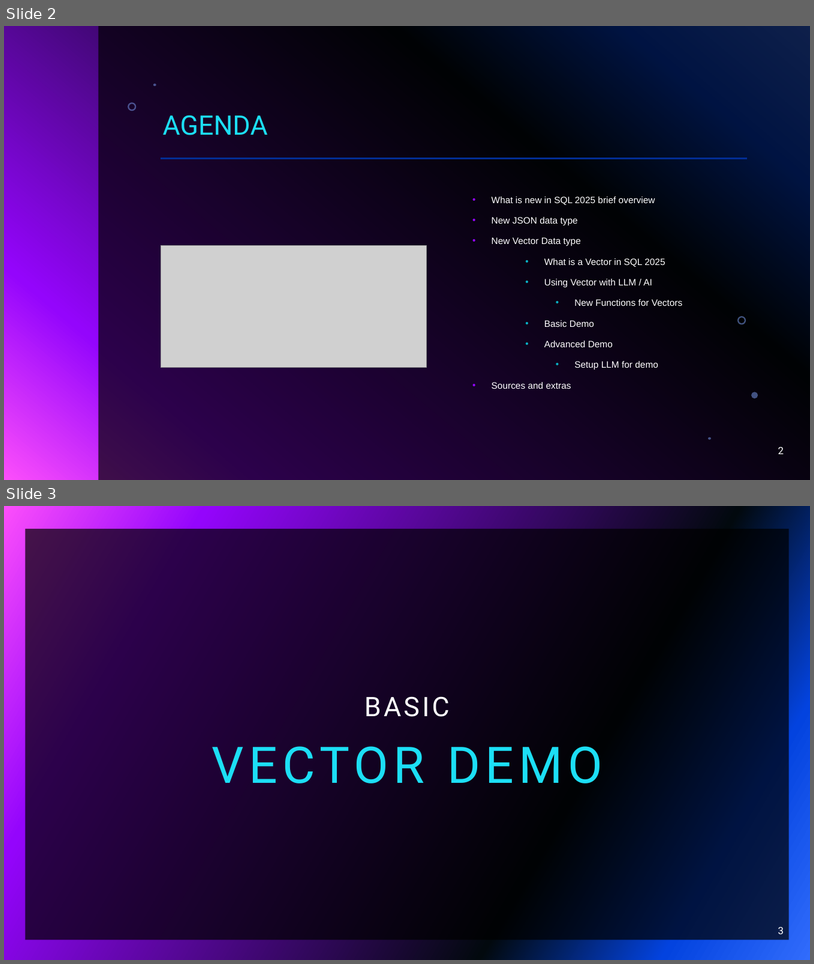
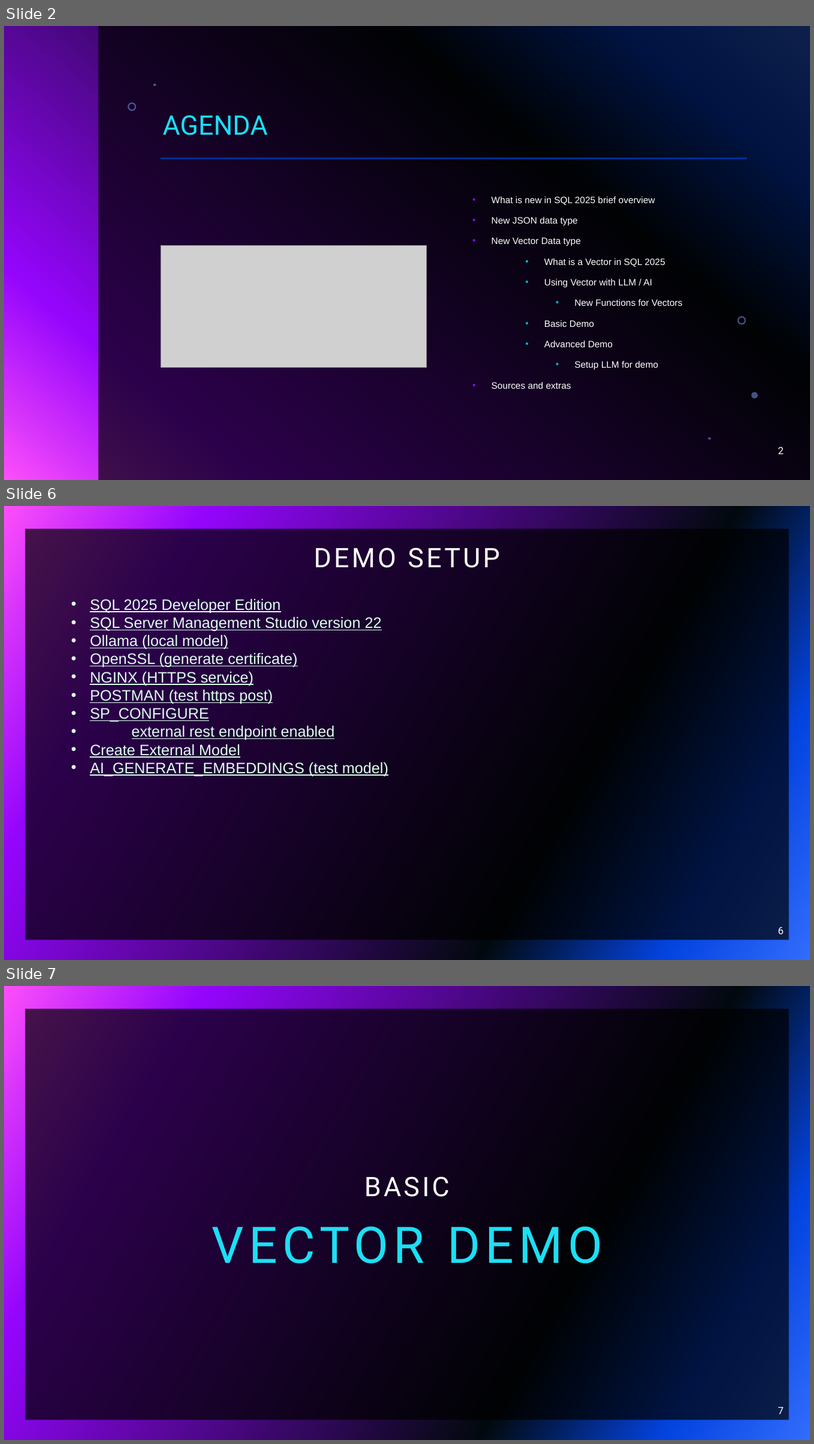
Before and after one commit to sqlbouncer/PSSUG_202512, a slide deck: PSSUG_202511.pptx. Shown one above the other, each under a label of ours: slides 2 and 3 before the commit, slides 2, 6 and 7 after it; the slides between them are not shown. The pictures are 814x964 and 814x1444 pixels, drawn with LibreOffice and Linux fonts; fonts in the diff are those of the drawing; grey boxes stand for pictures; background and template pictures are left out. Boxes give left, top, right and bottom in pixels: in the first picture for what was removed or moved away, otherwise in the second. Text is boxed around its words. In the diff, an @@ line names an element or a change of style, - is before the commit and + after.

```diff
--- a/PSSUG_202511.pptx
+++ b/PSSUG_202511.pptx
@@ slide 6 added at bbox=[4, 506, 810, 960], background gradient #316CFC to #0343DF to #02090E to #9405FC to #FC4EFB; not listed: 1 template element that a slide beside it also shows @@
@@ title added at bbox=[314, 547, 396, 568], 32 pt, text #FFFFFF @@
+DEMO SETUP
@@ text added at bbox=[90, 598, 389, 777], 18 pt, text #DFFEEE, underline @@
+• SQL 2025 Developer Edition
+• SQL Server Management Studio version 22
+• Ollama (local model)
+• OpenSSL (generate certificate)
+• NGINX (HTTPS service)
+• POSTMAN (test https post)
+• SP_CONFIGURE
+• external rest endpoint enabled
+• Create External Model
+• AI_GENERATE_EMBEDDINGS (test model)
@@ page number added at bbox=[779, 927, 784, 934], 12 pt, text #FFFFFF @@
+6
@@ what was slide 3 is now slide 7 @@
@@ page number at bbox=[779, 1407, 784, 1414]: text changed @@
-3
+7
```
Also in this commit, not shown: 3 other slides added, 10 other files.
